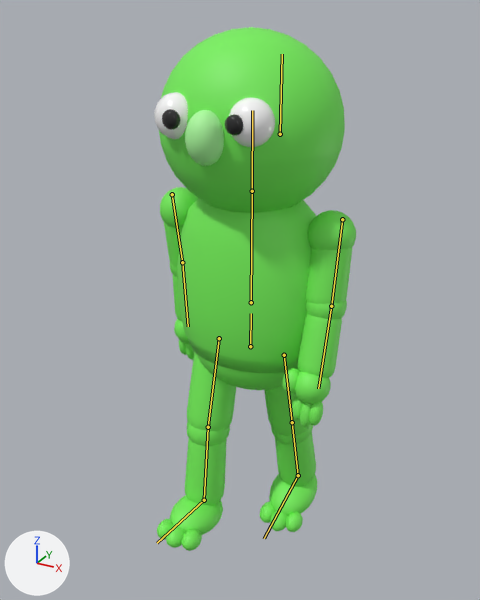
Before and after pictures for a commit that changed the glTF model public/models/common-worker.glb.
One viewpoint serves both versions: a camera (50 mm lens) standing at (0.973, -1.849, 1.856) and looking at (-0.036, -0.014, 0.939). Lighting does not change. The marker at lower left points along +X, +Y and +Z. The picture after the commit comes second. Both versions are drawn at frame 10 of the action 'Walk'; the numbers are the values there. The bones that bend it are drawn over the model as lines.

The first picture shows 'CommonWorkerMesh'.
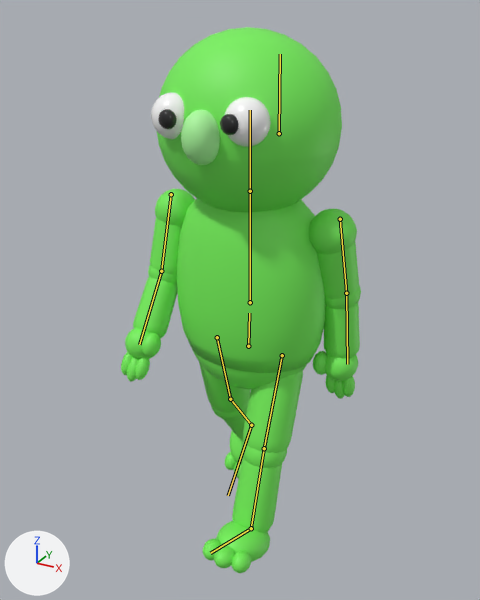
Where the change shows, as pixel boxes (x1, y1, x2, y2) in the pictures (480 x 600 px):
'CommonWorkerMesh', posed (19% wider): before (154, 27, 356, 551); after (121, 27, 361, 573)
bone 'hips', root to tip: before (250, 346) to (251, 313); after (248, 346) to (249, 313)
bone 'legL', root to tip: before (284, 355) to (292, 422); after (282, 355) to (264, 448)
bone 'shinL', root to tip: before (292, 422) to (298, 475); after (264, 448) to (251, 528)
bone 'footL', root to tip: before (298, 475) to (264, 538); after (251, 528) to (210, 553)
bone 'legR', root to tip: before (219, 338) to (208, 427); after (217, 337) to (230, 399)
bone 'shinR', root to tip: before (208, 427) to (204, 500); after (230, 399) to (251, 425)
bone 'footR', root to tip: before (204, 500) to (157, 543); after (251, 425) to (228, 495)
bone 'spine', root to tip: before (251, 302) to (252, 191); after (250, 302) to (250, 191)
bone 'armL', root to tip: before (342, 219) to (331, 306); after (340, 219) to (346, 293)
bone 'forearmL', root to tip: before (331, 306) to (318, 388); after (346, 293) to (347, 364)
bone 'armR', root to tip: before (172, 194) to (182, 262); after (171, 194) to (161, 271)
bone 'forearmR', root to tip: before (182, 262) to (188, 326); after (161, 271) to (139, 344)

The change in detail:
Bone 'hips' (bone_hips) moves from (0.0, 0.0, 0.0) to (-0.008, 0.0, 0.0).
Bone 'hips' (bone_hips) turns from (0, 0, 0) to (0, 0, -1) degrees about its own x, y and z.
Bone 'legL' (bone_legl) turns from (15, 0, 0) to (-19, 0, 0) degrees about its own x, y and z.
Bone 'shinL' (bone_shinl) turns from (0, 0, 0) to (3, 0, 0) degrees about its own x, y and z.
Bone 'footL' (bone_footl) turns from (0, 0, 0) to (9, 0, 0) degrees about its own x, y and z.
Bone 'legR' (bone_legr) turns from (-15, 0, 0) to (19, 0, 0) degrees about its own x, y and z.
Bone 'shinR' (bone_shinr) turns from (7, 0, 0) to (20, 0, 0) degrees about its own x, y and z.
Bone 'footR' (bone_footr) turns from (0, 0, 0) to (-11, 0, 0) degrees about its own x, y and z.
Bone 'spine' (bone_spine) turns from (0, 0, 0) to (0, -1, 2) degrees about its own x, y and z.
Bone 'armL' (bone_arml) turns from (-10, 0, 0) to (13, 0, -3) degrees about its own x, y and z.
Bone 'forearmL' (bone_forearml) turns from (-6, 0, 0) to (-9, 0, 0) degrees about its own x, y and z.
Bone 'armR' (bone_armr) turns from (10, 0, 0) to (-13, 0, 3) degrees about its own x, y and z.
Bone 'forearmR' (bone_forearmr) turns from (-6, 0, 0) to (-17, 0, 0) degrees about its own x, y and z.
